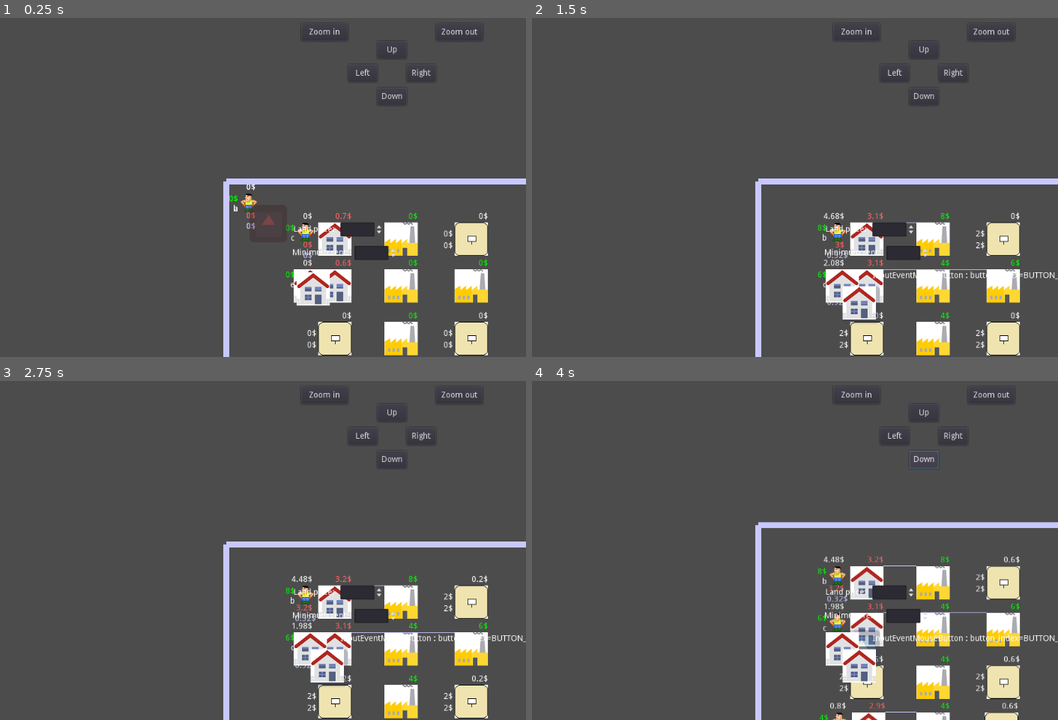
Above: before the commit, frames 1-4 (two rows, left to right).
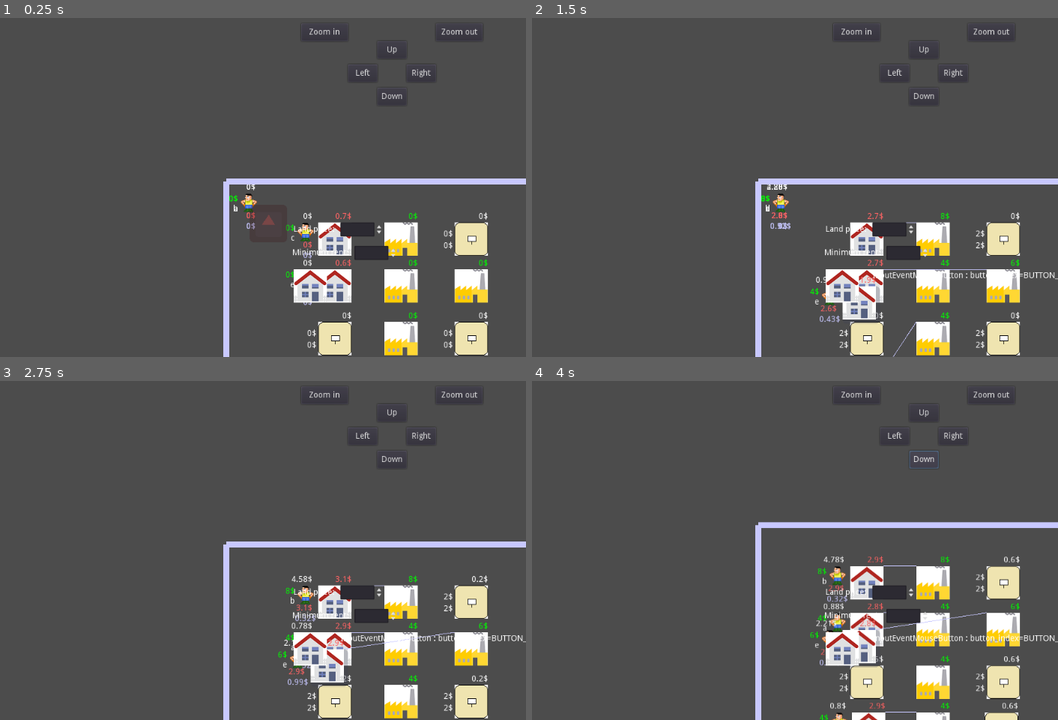
Above: after the commit, the same moments.

Repository: carlostgit/Houses
Game: Godot game, scene res://World.tscn
Same seed, same stepped clock (60 frames per second), same inputs: the game is played once before the commit and once after it. The engine's default icon, where the game draws it, is replaced by a stand-in: a white triangle on a blue panel in a dark square.
Inputs (mouse positions are in pixels of both pictures, inside the frame that each line leads up to):
- Up to frame 1 (0.25 s): no input
- Up to frame 2 (1.5 s): click (842, 285) at 0.5 s; click "InputEventMouseButton : butto…" at 1.25 s
- Up to frame 3 (2.75 s): click (305, 594) at 2.02 s
- Up to frame 4 (4 s): click (868, 601) at 2.77 s; click "Down" at 3.5 s

The runs differ from the first frame. In frame 1, 0.4% of the frame differs, in the area x 56-63%, y 75-85%; in frame 2, 0.9%; in frame 3, 0.4%; in frame 4, 1.1%, in the area x 52-87%, y 51-89%.

Commit message:
codigo (desordenado) que permite crear nuevas casas en ejecucion

Diff:
--- a/NewHouse.gd
+++ b/NewHouse.gd
@@ -12,18 +12,18 @@
 
 var _new_building_scene:Node2D = null
 
-var _texture_button:TextureButton = null
+#var _texture_button:TextureButton = null
 
 var _world_node:Node = null
 
 # Called when the node enters the scene tree for the first time.
 func _ready():
-	_texture_button = TextureButton.new()
-	_texture_button.set_normal_texture(_house_image)
-	_texture_button.set_mouse_filter(Control.MOUSE_FILTER_IGNORE)
-	self.add_child(_texture_button)
+#	_texture_button = TextureButton.new()
+#	_texture_button.set_normal_texture(_house_image)
+#	_texture_button.set_mouse_filter(Control.MOUSE_FILTER_IGNORE)
+#	self.add_child(_texture_button)
 #	self.get_parent().get_parent().get_parent().add_child(_texture_button)
-	_texture_button.set_position(Vector2(5,5))
+#	_texture_button.set_position(Vector2(5,5))
 
 
 	_new_building_scene = _new_building_pack.instance()
@@ -52,11 +52,11 @@
 func build_if_possible():
 	if false==_move_image:
 		_move_image = true
-		self._texture_button.set_modulate(Color(1,1,1,0.25))
+#		self._texture_button.set_modulate(Color(1,1,1,0.25))
 		self._new_building_scene.set_modulate(Color(1,1,1,0.25))
 	else:
 		_move_image = false
-		self._texture_button.set_modulate(Color(1,1,1,1))
+#		self._texture_button.set_modulate(Color(1,1,1,1))
 		self._new_building_scene.set_modulate(Color(1,1,1,1))
 
 func _input(event):
@@ -65,7 +65,7 @@
 	if(_move_image):
 		if event is InputEventMouseMotion:
 #			self.set_global_position(event.position)
-			self._texture_button.set_global_position(event.position)
+#			self._texture_button.set_global_position(event.position)
 
 #			self._new_building_scene.set_global_position(event.position)
 #			var screen_coord = get_viewport_transform() * (get_global_transform() * event.position)
@@ -85,7 +85,14 @@
 			if event.is_pressed():
 				if false==self._new_building_scene.is_building_blocked():
 					print("build todo")
-
+					var house:Node2D = load("res://House.tscn").instance()
+					house.set_name("Casanueva")
+					_world_node.call_deferred("add_child", house) #deferred pq _world está ocupado creando sus hijos
+					house.add_to_group("houses")
+					print(event.position)
+					var world_coord = _world_node.get_viewport_transform().affine_inverse() * event.position
+#					var local_coord = _world_node.get_global_transform().affine_inverse()*world_coord
+					house.set_global_position(world_coord)
 
 
 
